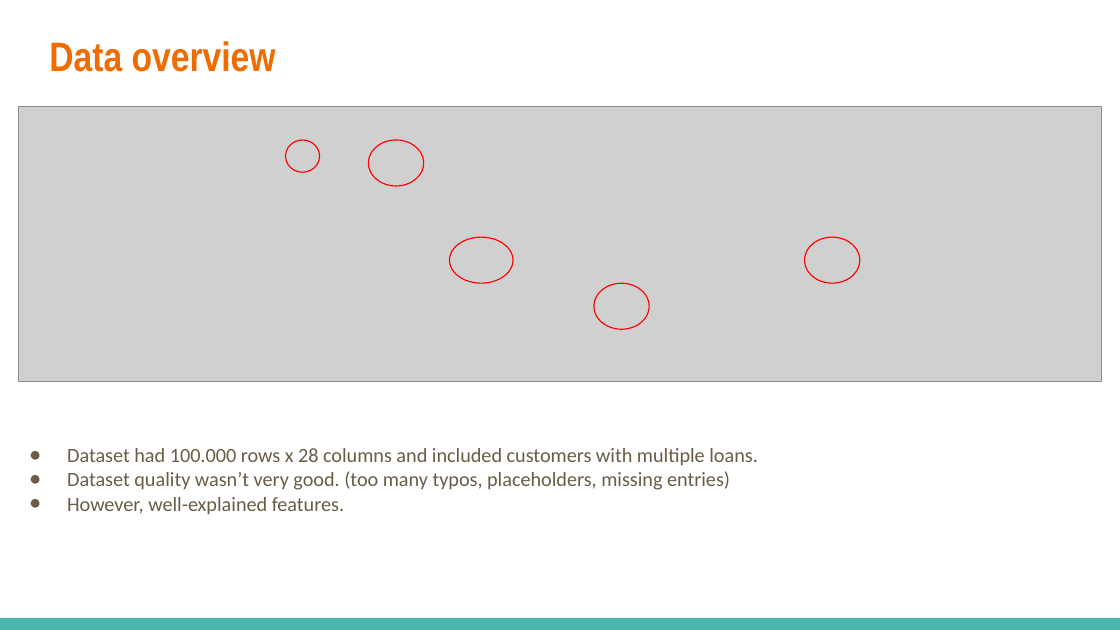
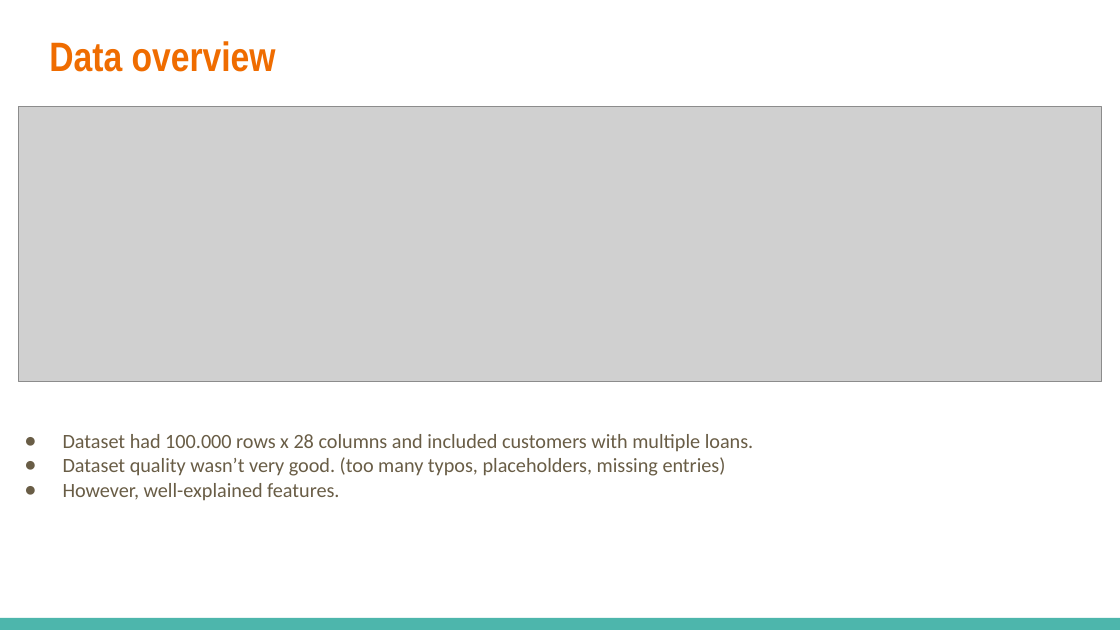
Before and after one commit to astronaut505/Credit-or-crisis, a slide deck: slide 2 of present.pptx. Drawn at 1120x630 pixels with LibreOffice and Linux fonts; fonts in the diff are those of the drawing; grey boxes stand for pictures. Boxes give left, top, right and bottom in pixels: in the first picture for what was removed or moved away, otherwise in the second. Text is boxed around its words. In the diff, an @@ line names an element or a change of style, - is before the commit and + after.

Commit message:
presentation updated

```diff
--- a/present.pptx
+++ b/present.pptx
@@ ellipse removed at bbox=[286, 140, 319, 172] @@
@@ ellipse removed at bbox=[368, 140, 423, 186] @@
@@ ellipse removed at bbox=[449, 237, 513, 283] @@
@@ ellipse removed at bbox=[804, 237, 859, 283] @@
@@ ellipse removed at bbox=[594, 283, 648, 329] @@
@@ text "Dataset had 100.000 rows x ...": place and size @@
-text "Dataset had 100.000 rows x ..." at bbox=[67, 448, 758, 515]
+text "Dataset had 100.000 rows x ..." at bbox=[63, 434, 754, 501]
```
